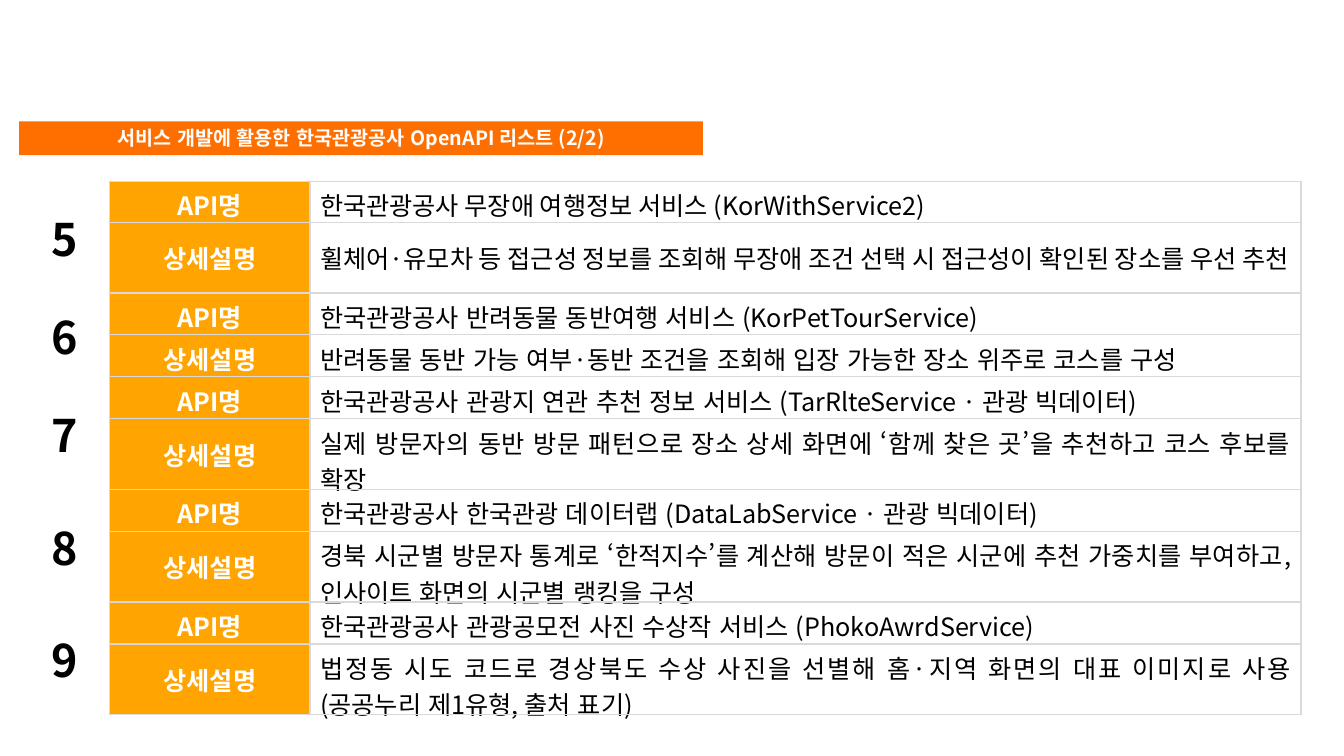
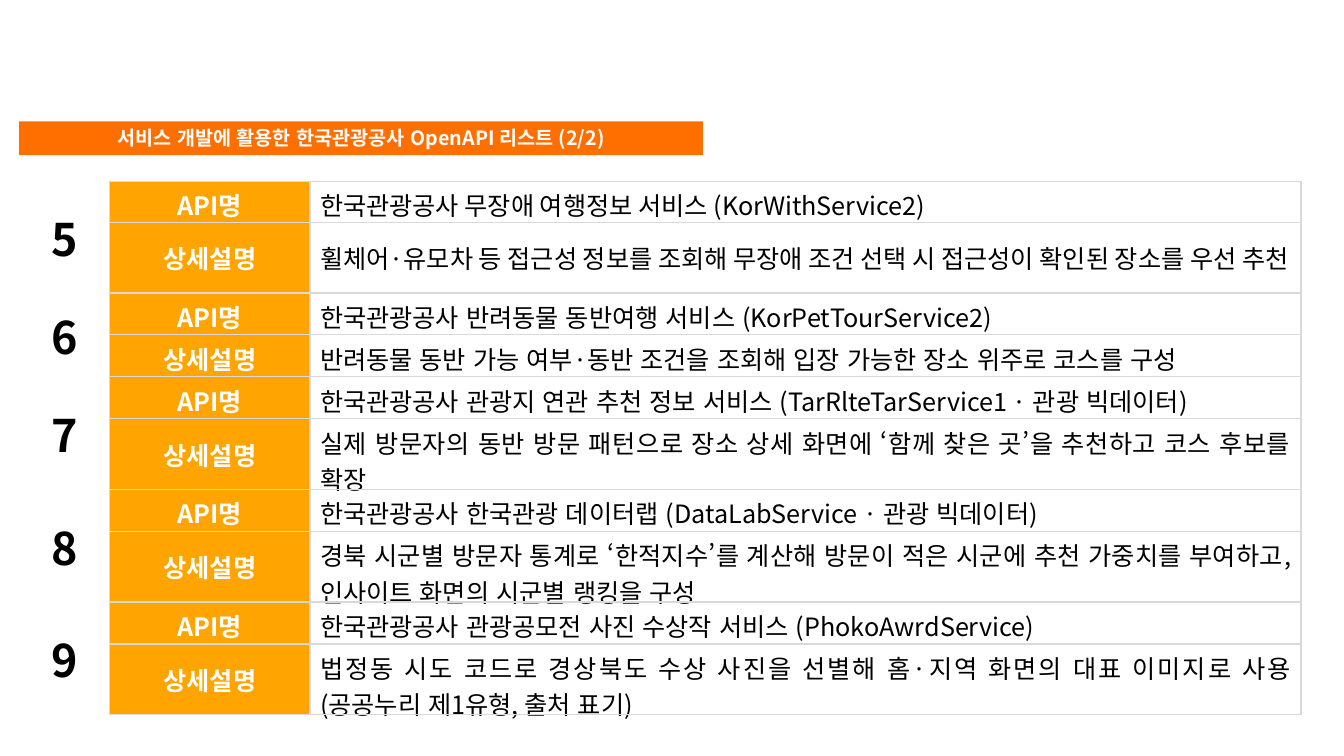
Before and after one commit to simsohyeon/StayMaru, a slide deck: slide 12 of doc/공모전/쉼마루_서비스소개서_v5.pptx. Drawn at 1344x756 pixels with LibreOffice and Linux fonts; fonts in the diff are those of the drawing; background and template pictures are left out. Boxes give left, top, right and bottom in pixels: in the first picture for what was removed or moved away, otherwise in the second. Text is boxed around its words. In the diff, an @@ line names an element or a change of style, - is before the commit and + after.

```diff
--- a/doc/공모전/쉼마루_서비스소개서_v5.pptx
+++ b/doc/공모전/쉼마루_서비스소개서_v5.pptx
@@ table at (x1=19, y1=181, x2=1302, y2=744) @@
-row 3, column 3: 한국관광공사 반려동물 동반여행 서비스 (KorPetTourService)
+row 3, column 3: 한국관광공사 반려동물 동반여행 서비스 (KorPetTourService2)
-row 5, column 3: 한국관광공사 관광지 연관 추천 정보 서비스 (TarRlteService · 관광 빅데이터)
+row 5, column 3: 한국관광공사 관광지 연관 추천 정보 서비스 (TarRlteTarService1 · 관광 빅데이터)
```
Also in this commit, not shown: 1 other slide changed, 3 other files.
